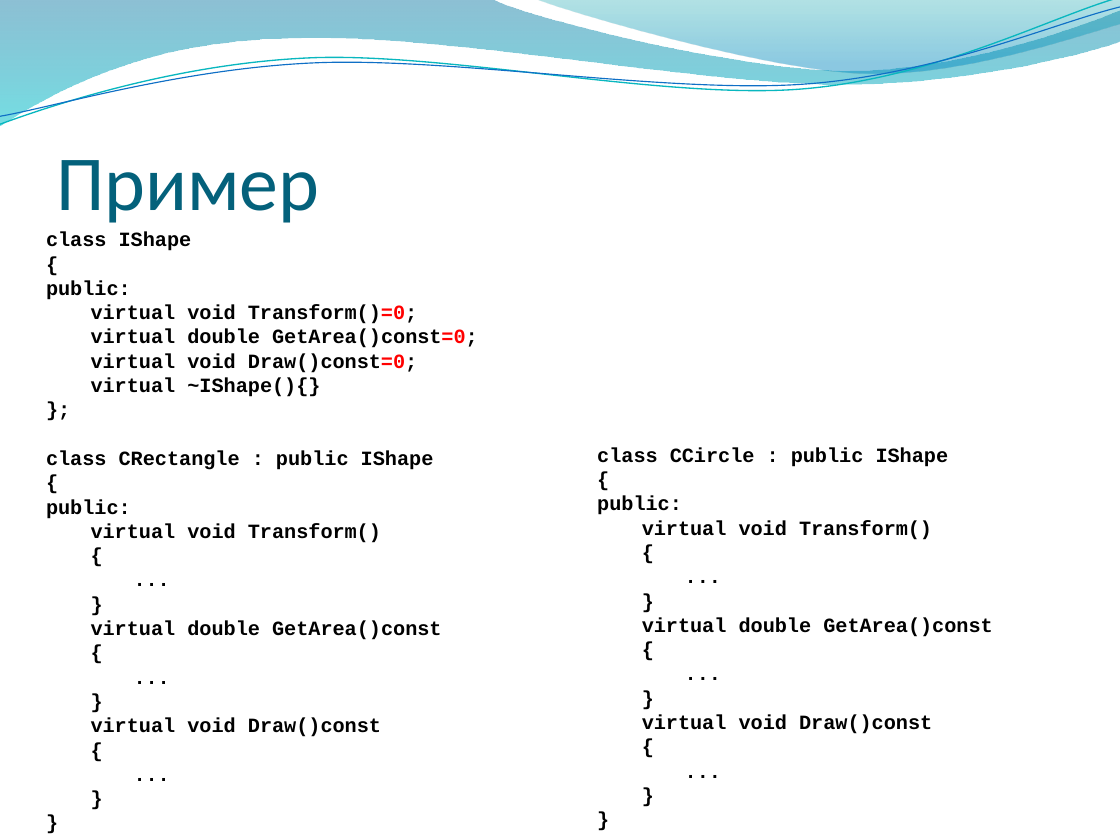
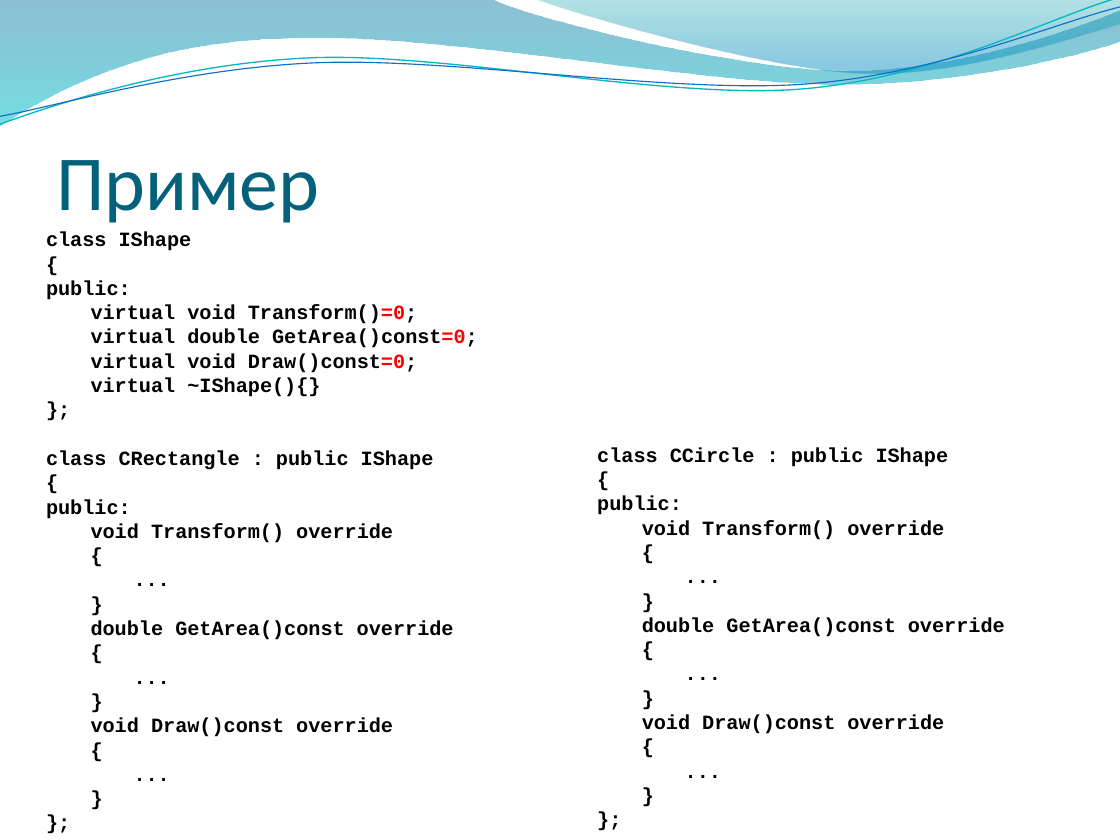
Before and after one commit to alexey-malov/oop, a slide deck: slide 56 of lectures/03/Композиция, наследование и полиморфизм.pptx. Drawn at 1120x840 pixels with LibreOffice and Linux fonts; fonts in the diff are those of the drawing; background and template pictures are left out. Boxes give left, top, right and bottom in pixels: in the first picture for what was removed or moved away, otherwise in the second. Text is boxed around its words. In the diff, an @@ line names an element or a change of style, - is before the commit and + after.

```diff
--- a/lectures/03/Композиция, наследование и полиморфизм.pptx
+++ b/lectures/03/Композиция, наследование и полиморфизм.pptx
@@ text at (46,232,478,737): text changed @@
-}
+};
@@ text at (597,447,1005,734): text changed @@
-}
+};
@@ text at (91,524,393,543): text changed @@
-virtual void Transform()
+void Transform() override
@@ text at (642,520,944,540): text changed @@
-virtual void Transform()
+void Transform() override
@@ text at (91,621,454,640): text changed @@
-virtual double GetArea()const
+double GetArea()const override
@@ text at (642,618,1005,637): text changed @@
-virtual double GetArea()const
+double GetArea()const override
@@ text at (91,718,393,737): text changed @@
-virtual void Draw()const
+void Draw()const override
@@ text at (642,715,944,734): text changed @@
-virtual void Draw()const
+void Draw()const override
```
Also in this commit, not shown: 3 other slides changed.
